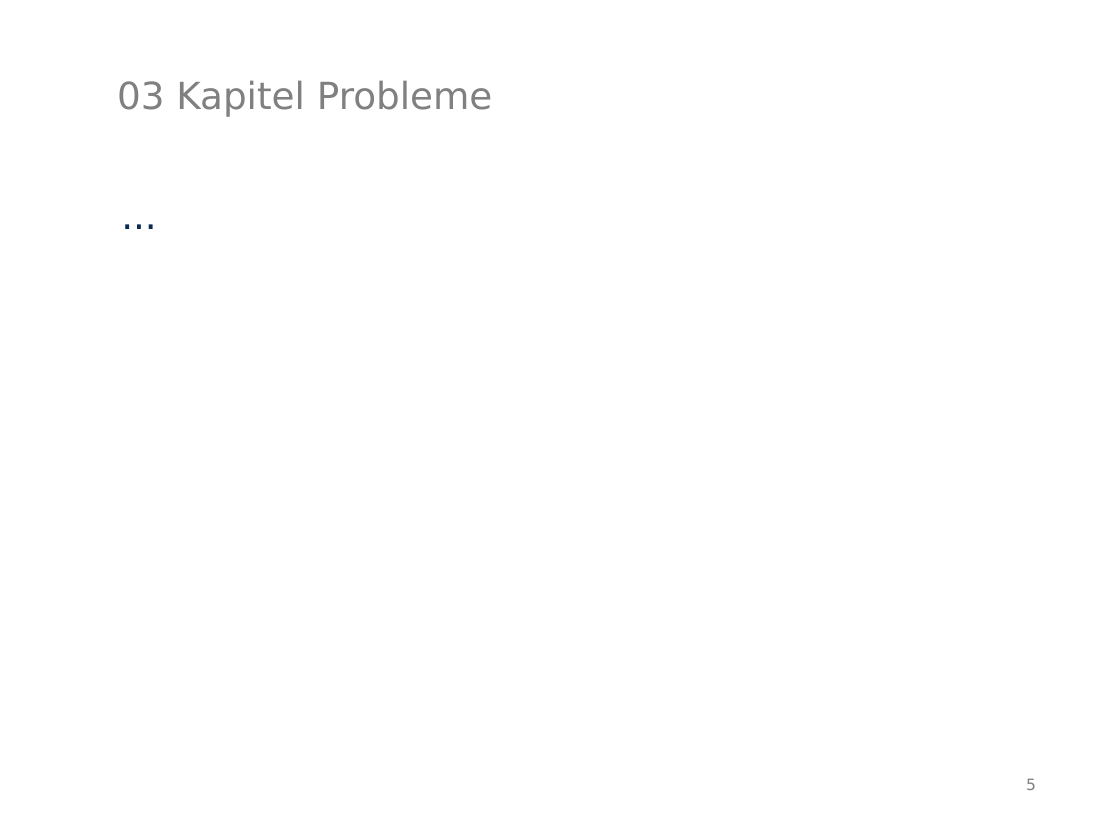
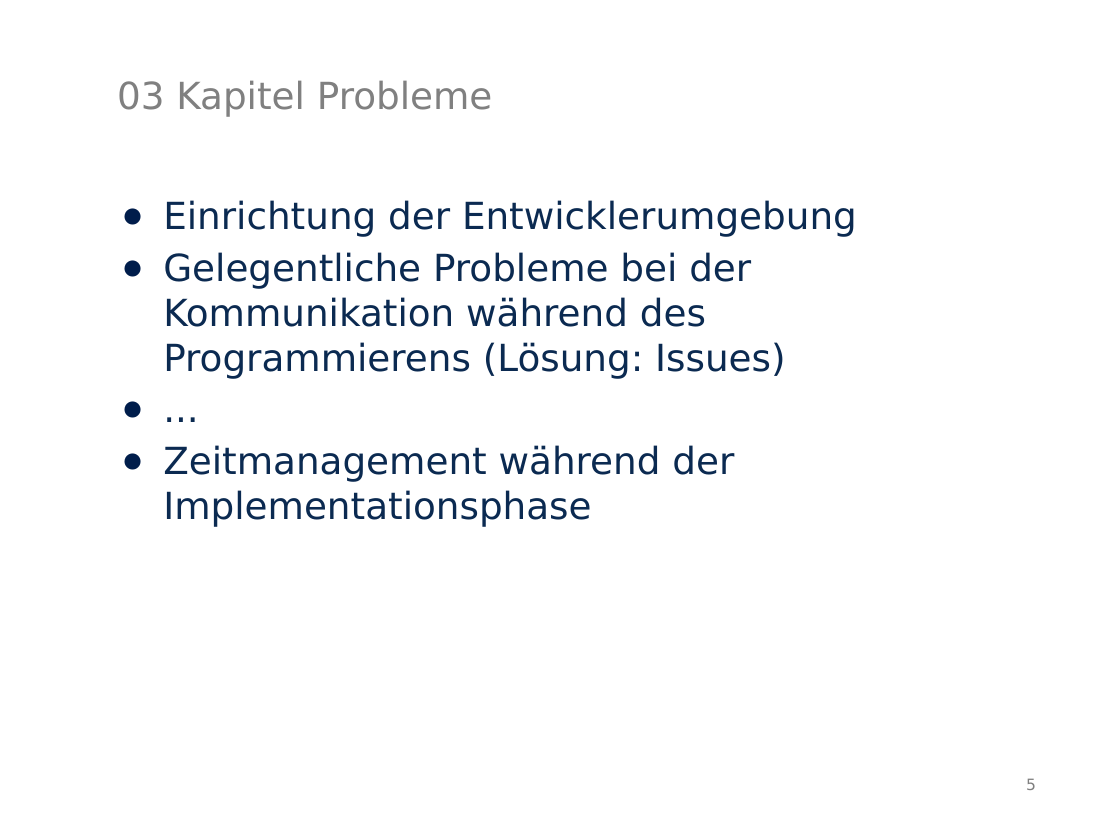
Before and after one commit to MarauderXtreme/bookshop-schiller, a slide deck: slide 5 of presentation/endpresentation.odp. Drawn at 1120x840 pixels with LibreOffice and Linux fonts; fonts in the diff are those of the drawing. Boxes give left, top, right and bottom in pixels: in the first picture for what was removed or moved away, otherwise in the second. Text is boxed around its words. In the diff, an @@ line names an element or a change of style, - is before the commit and + after.

```diff
--- a/presentation/endpresentation.odp
+++ b/presentation/endpresentation.odp
@@ text "Einrichtung der Entwicklerumgebung" at [163, 200, 857, 527]: bullet none to ● @@
@@ text at [163, 200, 857, 378]: paragraphs added @@
+● Einrichtung der Entwicklerumgebung
+● Gelegentliche Probleme bei der Kommunikation während des Programmierens (Lösung: Issues)
@@ text at [163, 445, 734, 527]: paragraph added @@
+● Zeitmanagement während der Implementationsphase
```
Also in this commit, not shown: 3 other slides changed.
